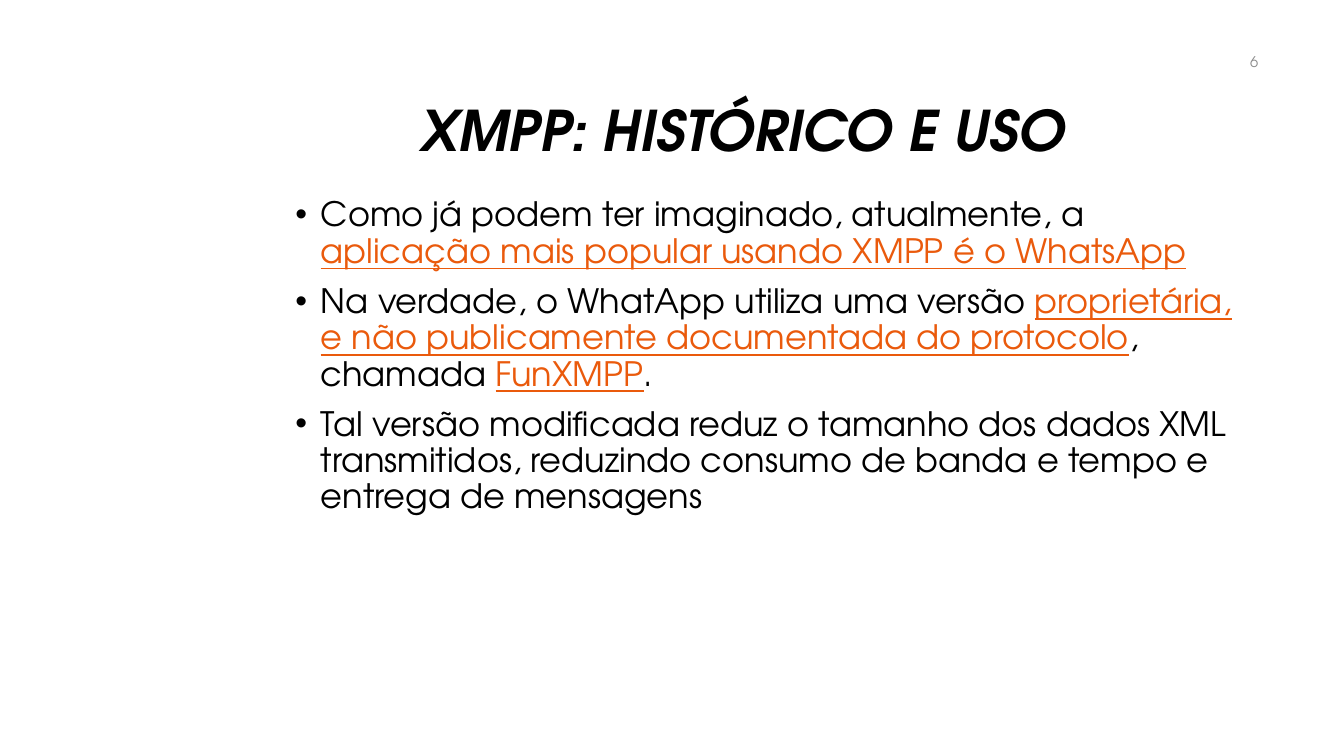
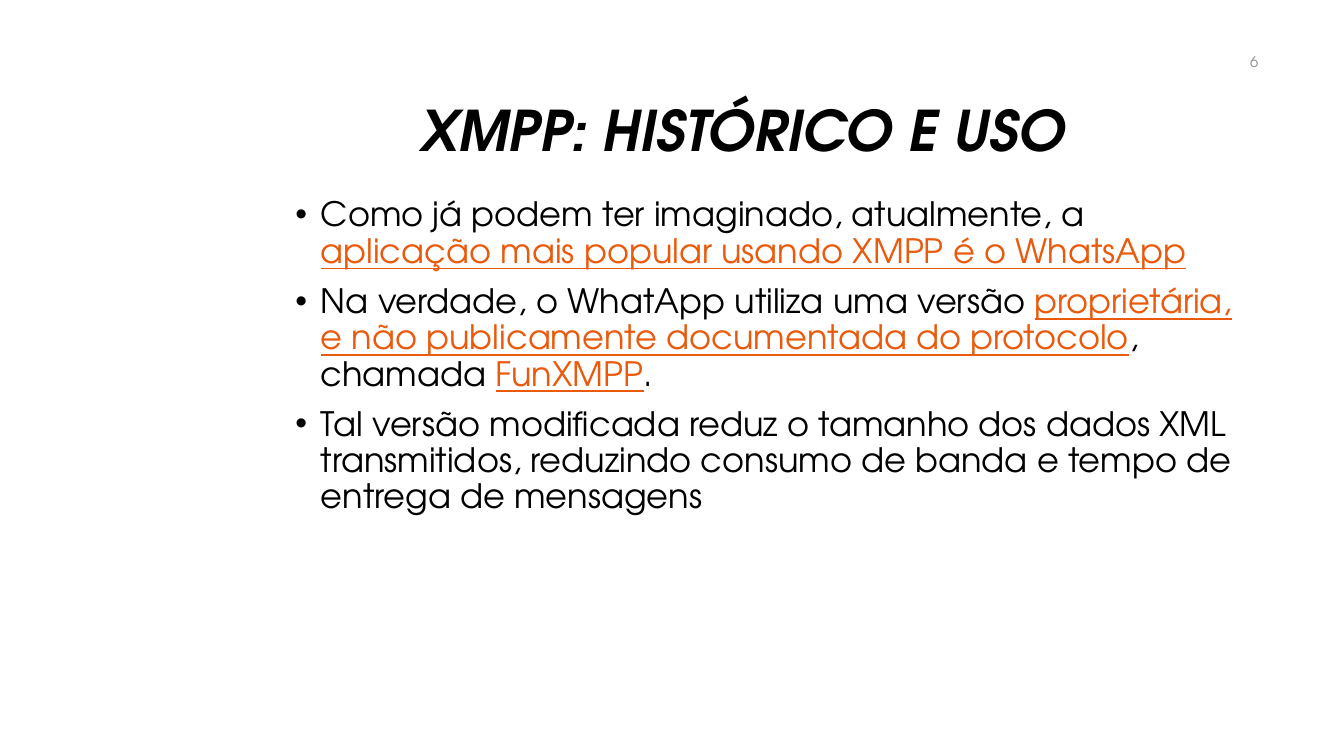
Before and after one commit to manoelcampos/sistemas-distribuidos, a slide deck: slide 6 of projects/06-xmpp-chat-client/xmpp.pptx. Drawn at 1344x756 pixels with LibreOffice and Linux fonts; fonts in the diff are those of the drawing; background and template pictures are left out. Boxes give left, top, right and bottom in pixels: in the first picture for what was removed or moved away, otherwise in the second. Text is boxed around its words. In the diff, an @@ line names an element or a change of style, - is before the commit and + after.

Commit message:
Atualiza apresentação xmpp

```diff
--- a/projects/06-xmpp-chat-client/xmpp.pptx
+++ b/projects/06-xmpp-chat-client/xmpp.pptx
@@ text at (321, 411, 1232, 516): text changed @@
-• Tal versão modificada reduz o tamanho dos dados XML transmitidos, reduzindo consumo de banda e tempo e entrega de mensagens
+• Tal versão modificada reduz o tamanho dos dados XML transmitidos, reduzindo consumo de banda e tempo de entrega de mensagens
```
Also in this commit, not shown: 3 other slides changed.
